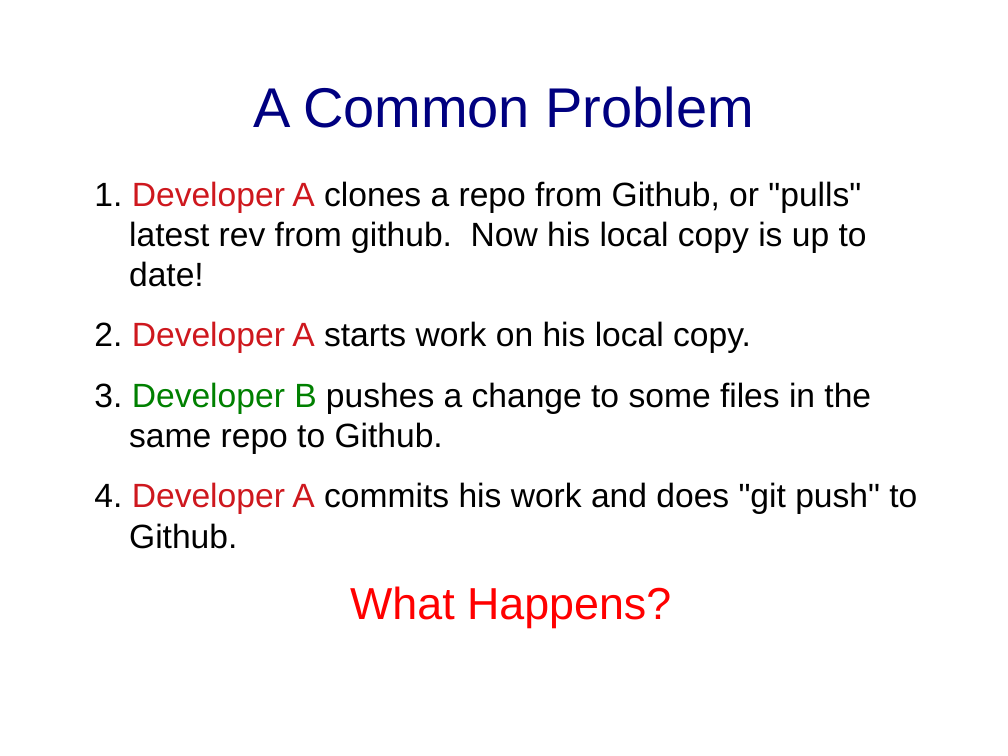
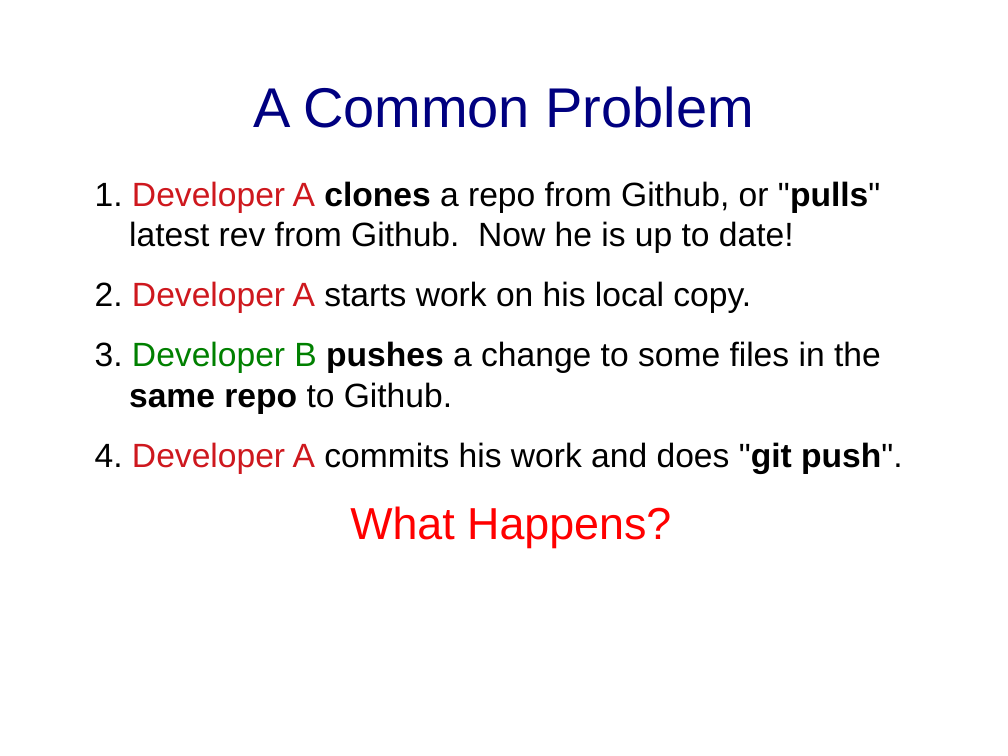
Before and after one commit to cpske/ISP, a slide deck: slide 2 of git/Merge-and-Conflict-Practice.ppt. Drawn at 1008x756 pixels with LibreOffice and Linux fonts; fonts in the diff are those of the drawing. Boxes give left, top, right and bottom in pixels: in the first picture for what was removed or moved away, otherwise in the second. Text is boxed around its words. In the diff, an @@ line names an element or a change of style, - is before the commit and + after.

```diff
--- a/git/Merge-and-Conflict-Practice.ppt
+++ b/git/Merge-and-Conflict-Practice.ppt
@@ text at box(95, 181, 880, 253): text changed @@
-1. Developer A clones a repo from Github, or "pulls" latest rev from github. Now his local copy is up to date!
+1. Developer A clones a repo from Github, or "pulls" latest rev from Github. Now he is up to date!
@@ text at box(95, 341, 881, 414): bold on in "pushes same repo" @@
@@ text at box(95, 442, 903, 474): text changed @@
-4. Developer A commits his work and does "git push" to Github.
+4. Developer A commits his work and does "git push".
```
Also in this commit, not shown: 13 other slides changed, 1 slide added, 8 other files.
